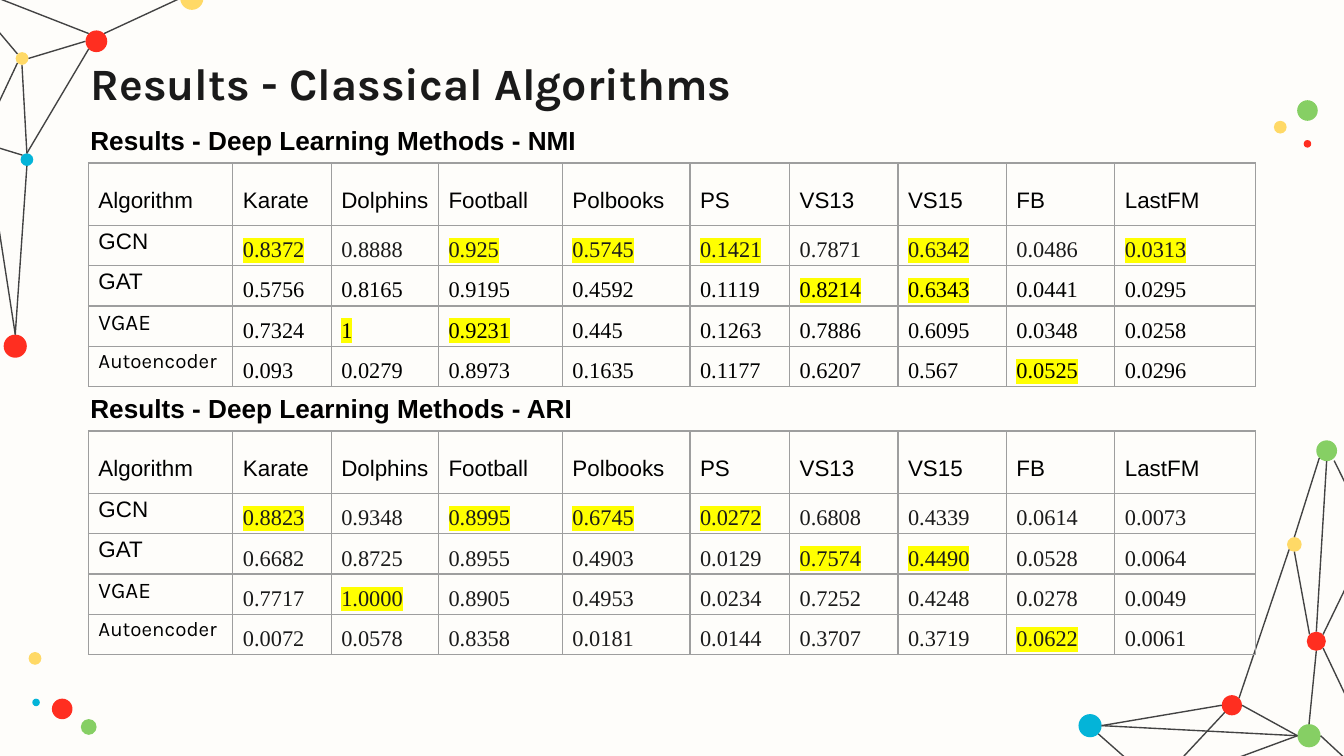
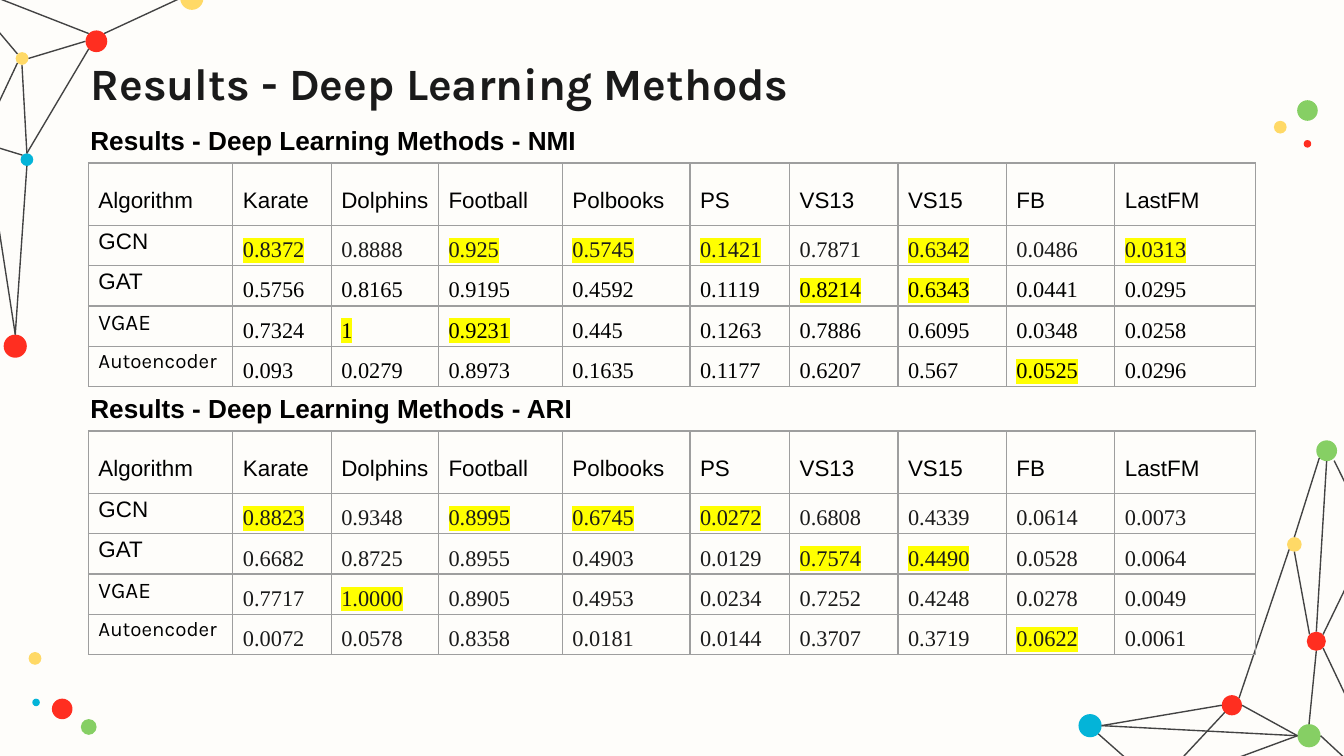
Before and after one commit to hamzamdn077/Master-Project, a slide deck: slide 26 of presentation.pptx (slide 22 before the commit). Drawn at 1344x756 pixels with LibreOffice and Linux fonts; fonts in the diff are those of the drawing. Boxes give left, top, right and bottom in pixels: in the first picture for what was removed or moved away, otherwise in the second. Text is boxed around its words. In the diff, an @@ line names an element or a change of style, - is before the commit and + after.

```diff
--- a/presentation.pptx
+++ b/presentation.pptx
@@ title at (x1=91, y1=68, x2=789, y2=111): text changed @@
-Results - Classical Algorithms
+Results - Deep Learning Methods
```
Also in this commit, not shown: 9 other slides changed, 5 slides added, 1 other file.
